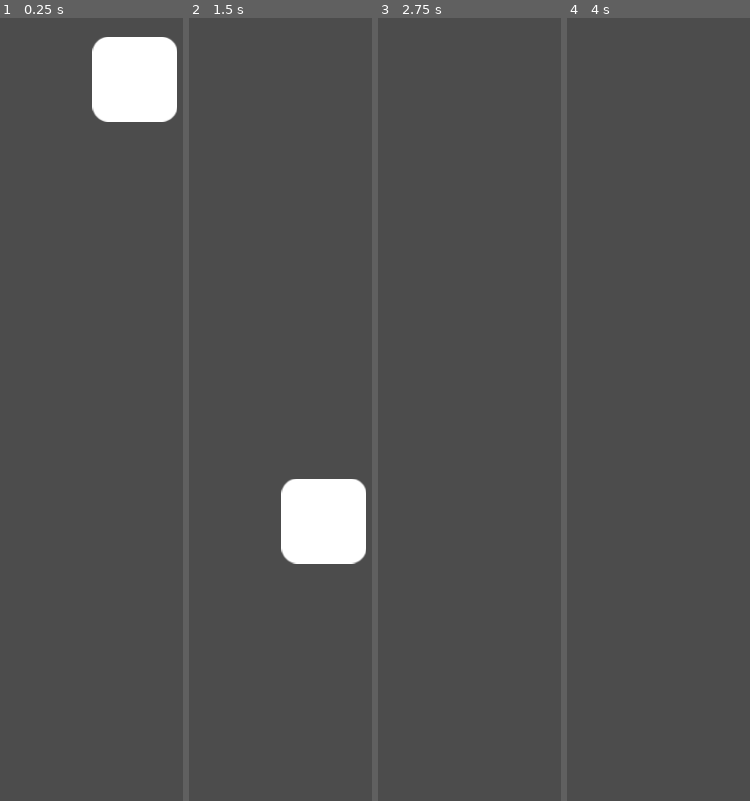
Above: before the commit, frames 1-4 (left to right).
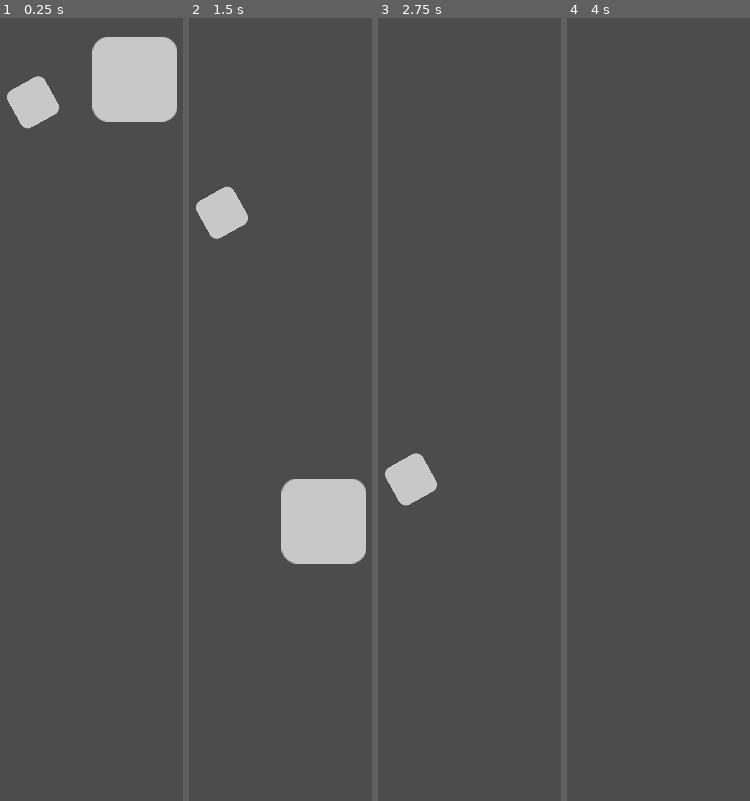
Above: after the commit, the same moments.

Repository: EmilienLeroy/FallingSquare
Game: Godot game, scene res://main.tscn
The game is run twice, just before and just after one commit, with the same random seed, the same clock (stepped at 60 frames per second) and the same inputs.
Inputs (mouse positions are in pixels of both pictures, inside the frame that each line leads up to):
- Up to frame 1 (0.25 s): no input
- Up to frame 2 (1.5 s): move the mouse to (324, 119) at 0.52 s; click (324, 119) at 0.67 s; move the mouse to (242, 440) at 1.27 s; click (242, 440) at 1.42 s
- Up to frame 3 (2.75 s): move the mouse to (539, 221) at 2.02 s; click (539, 221) at 2.17 s
- Up to frame 4 (4 s): move the mouse to (673, 558) at 2.77 s; click (673, 558) at 2.92 s; move the mouse to (outside the picture) at 3.52 s; click (outside the picture) at 3.67 s

The runs differ from the first frame. In frame 1, 6.1% of the frame differs, in the area x 3-97%, y 2-15%; in frame 2, 6.1%; in frame 3, 1.2%; in frame 4, nothing differs.

Commit message:
✨ Update color of square depending on his state

Diff:
--- a/components/item.gd
+++ b/components/item.gd
@@ -1,7 +1,10 @@
 extends KinematicBody2D
 
-var gravity = 400;
-var velocity = Vector2.ZERO
+onready var sprite = $Sprite;
+
+export var gravity = 400;
+var velocity = Vector2.ZERO;
+var is_under_zone = false;
 
 func _ready():
 	connect("input_event", self, "_on_input_event");
@@ -11,8 +14,15 @@
 	velocity = move_and_slide(velocity, Vector2.UP)
 
 func _on_input_event(viewport, event, shape_idx):
-	if (event is InputEventScreenTouch and event.pressed):
+	if (event is InputEventScreenTouch and event.pressed and is_under_zone):
 		item_touched();
+
+func update_color(color):
+	sprite.material = sprite.material.duplicate()
+	sprite.material.set_shader_param("color", color)
+
+func enter_zone():
+	pass;
 
 func item_touched():
 	pass;
--- a/components/square.gd
+++ b/components/square.gd
@@ -1,6 +1,21 @@
 extends "res://components/item.gd"
 
+signal increase_score;
+signal loose_life;
+
+onready var notifier = $VisibilityNotifier2D;
+
+func _ready():
+	notifier.connect("screen_exited", self, "_on_exit_screen");
 
 func item_touched():
-	# TODO: Increase score !
+	emit_signal("increase_score");
+	update_color(Color8(51, 255, 84));
 	pass;
+
+func enter_zone():
+	update_color(Color8(0, 117, 255));
+
+func _on_exit_screen():
+	emit_signal("loose_life");
+	pass;
--- a/components/square.tscn
+++ b/components/square.tscn
@@ -1,11 +1,28 @@
-[gd_scene load_steps=4 format=2]
+[gd_scene load_steps=6 format=2]
 
 [ext_resource path="res://assets/icons/Square.png" type="Texture" id=1]
 [ext_resource path="res://components/item.tscn" type="PackedScene" id=2]
 [ext_resource path="res://components/square.gd" type="Script" id=3]
 
-[node name="Item" instance=ExtResource( 2 )]
+[sub_resource type="Shader" id=1]
+code = "shader_type canvas_item;
+
+uniform vec4 color : hint_color;
+
+void fragment() {
+    COLOR.rgb = color.rgb;
+    COLOR.a = texture(TEXTURE, UV).a;
+}"
+
+[sub_resource type="ShaderMaterial" id=2]
+shader = SubResource( 1 )
+shader_param/color = Color( 0.788235, 0.788235, 0.788235, 1 )
+
+[node name="Item" groups=["square"] instance=ExtResource( 2 )]
 script = ExtResource( 3 )
 
 [node name="Sprite" parent="." index="0"]
+material = SubResource( 2 )
 texture = ExtResource( 1 )
+
+[node name="VisibilityNotifier2D" type="VisibilityNotifier2D" parent="." index="2"]
--- a/components/zone.gd
+++ b/components/zone.gd
@@ -1,10 +1,12 @@
 extends Area2D
-
 
 func _ready():
 	connect("body_entered", self, "_on_object_enter")
 	pass;
 
 func _on_object_enter(target):
-	# set target as "in the zone" !
+	if ("is_under_zone" in target):
+		target.is_under_zone = true;
+		target.enter_zone();
+
 	pass;
--- a/main.tscn
+++ b/main.tscn
@@ -5,8 +5,14 @@
 
 [node name="Node2D" type="Node2D"]
 
+[node name="Item2" parent="." instance=ExtResource( 1 )]
+position = Vector2( 190, 65 )
+
 [node name="Area2D" parent="." instance=ExtResource( 2 )]
 position = Vector2( 0, 657 )
 
 [node name="Item" parent="." instance=ExtResource( 1 )]
-position = Vector2( 190, 65 )
+position = Vector2( 88, 98 )
+rotation = -0.507891
+scale = Vector2( 0.5, 0.5 )
+gravity = 100
